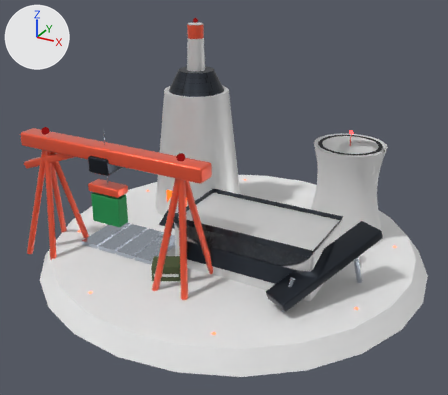
Before and after pictures for a commit that changed the glTF model public/models/buildings/steel-T2.glb.
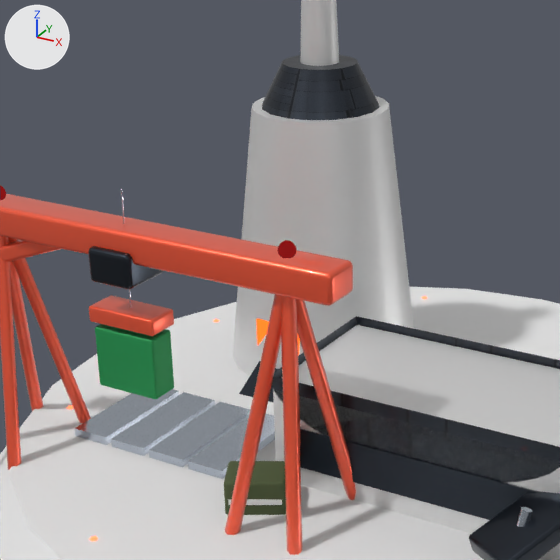
Each version appears first whole from a 50 mm lens placed at (4.25, -8.04, 5.33), pointed at (0.01, -0.33, 1.47), and next in a close-up on the part from 10% to 69% of the width and 10% to 77% of the height. The lights are fixed; the arrows at upper left show +X, +Y and +Z. The last two pictures show the newer version. Where no turn or scale is listed for an object, it has been applied to the vertices.
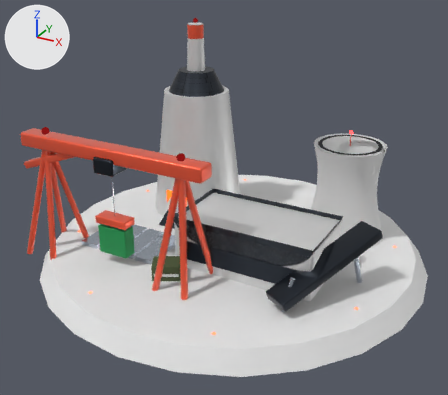
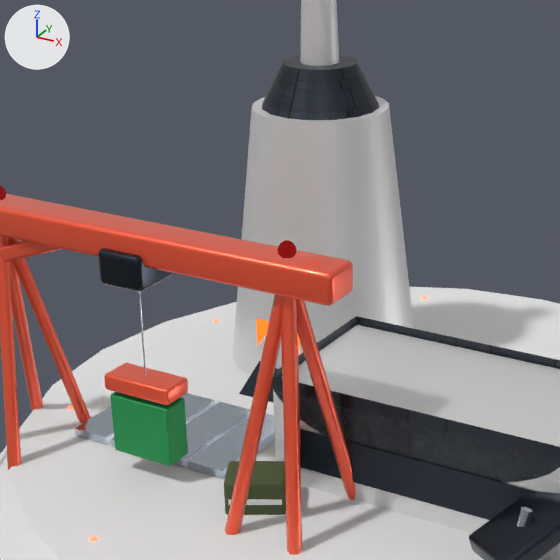
Pixel boxes [x1, y1, x2, y2] of what changed, in the close-ups (560 x 560 px):
'Mesh_43', moved
    before: [95, 324, 174, 399]
    after: [110, 392, 188, 466]
'Mesh_42', moved
    before: [89, 295, 174, 336]
    after: [104, 363, 188, 405]
'Mesh_40', moved
    before: [88, 246, 163, 289]
    after: [98, 248, 173, 292]
'Mesh_41', moved
    before: [120, 189, 132, 308]
    after: [138, 292, 147, 376]
'Mesh_27', unchanged, covered by the edit
    before: [111, 392, 215, 456]
    after: [111, 393, 215, 447]

Diff of the bpy script that builds the scene:
```diff
--- a/public/models/buildings/steel-T2.glb.py
+++ b/public/models/buildings/steel-T2.glb.py
@@ ob_mesh_40 @@
 ob_mesh_40 = bpy.data.objects.new('Mesh_40', me_mesh_40)
-ob_mesh_40.location = (-1.284, -1.5, 2.2)
+ob_mesh_40.location = (-1.2, -1.5, 2.2)
@@ ob_mesh_41 @@
 ob_mesh_41 = bpy.data.objects.new('Mesh_41', me_mesh_41)
-ob_mesh_41.location = (-1.284, -1.5, 2.249)
+ob_mesh_41.location = (-1.2, -1.5, 1.75)
@@ ob_mesh_42 @@
 ob_mesh_42 = bpy.data.objects.new('Mesh_42', me_mesh_42)
-ob_mesh_42.location = (-1.284, -1.5, 1.799)
+ob_mesh_42.location = (-1.2, -1.5, 1.3)
@@ ob_mesh_43 @@
 ob_mesh_43 = bpy.data.objects.new('Mesh_43', me_mesh_43)
-ob_mesh_43.location = (-1.284, -1.5, 1.479)
+ob_mesh_43.location = (-1.2, -1.5, 0.98)
```
